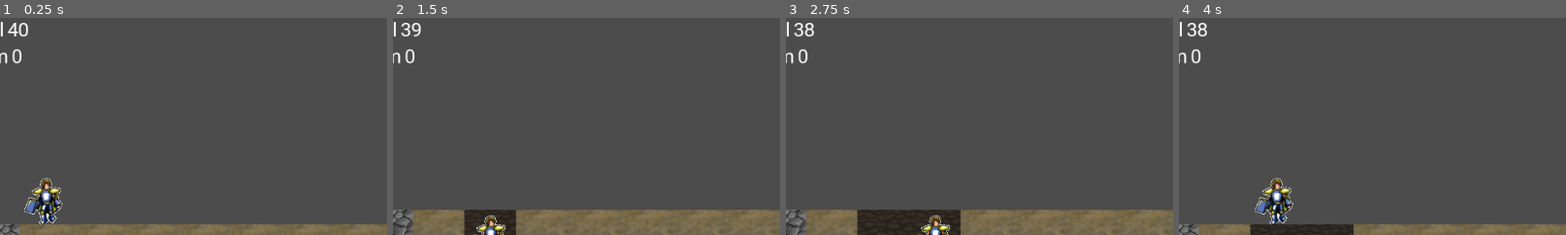
Above: before the commit, frames 1-4 (left to right).
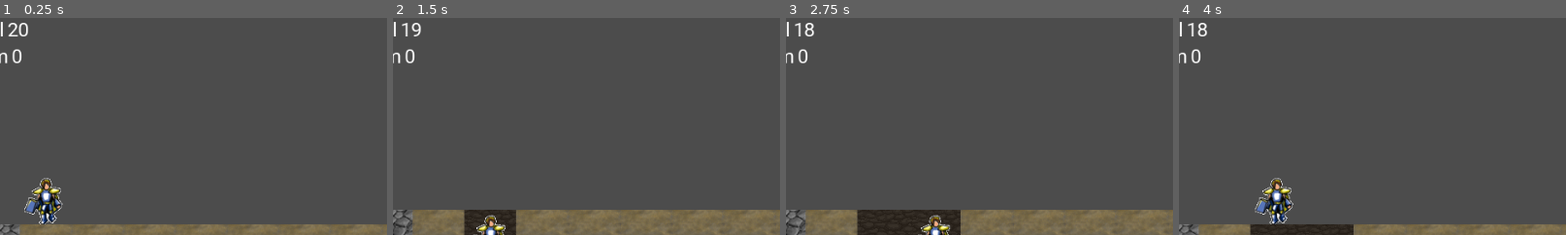
Above: after the commit, the same moments.

Repository: jusw85/ld48-godot
Game: Godot game, scene res://main.tscn
Same seed, same stepped clock (60 frames per second), same inputs: the game is played once before the commit and once after it.
Inputs:
- Up to frame 1 (0.25 s): no input
- Up to frame 2 (1.5 s): tap Enter at 0.5 s; hold Right (ui_right) 0.53-1.28 s; tap R (restart, bound only after the commit) at 1.25 s; hold Down (ui_down) from 1.28 s (still down)
- Up to frame 3 (2.75 s): tap R (restart, bound only after the commit) at 2 s; release Down (ui_down) at 2.03 s; hold Right (ui_right) from 2.03 s (still down)
- Up to frame 4 (4 s): tap R (restart, bound only after the commit) at 2.75, 3.5 s; release Right (ui_right) at 2.78 s; hold Up (ui_up) 2.78-3.53 s; hold Left (ui_left) from 3.53 s (still down)
The pictures show only the part of the screen within x 4-54%, y 0-50%; the shares and areas given below are measured in that part.

The runs differ from the first frame. In frame 1, 0.1% of the frame differs, in the area x 2-5%, y 2-9%; in frame 2, 0.1%; in frame 3, 0.1%; in frame 4, 0.1%.

Commit message:
Add end screen and soil

Diff:
--- /dev/null
+++ b/gui/end.tscn
@@ -0,0 +1,28 @@
+[gd_scene load_steps=3 format=2]
+
+[sub_resource type="DynamicFontData" id=1]
+font_path = "res://gui/Roboto-Regular.ttf"
+
+[sub_resource type="DynamicFont" id=2]
+size = 48
+font_data = SubResource( 1 )
+
+[node name="Control" type="Control"]
+anchor_right = 1.0
+anchor_bottom = 1.0
+__meta__ = {
+"_edit_use_anchors_": false
+}
+
+[node name="Label" type="Label" parent="."]
+anchor_right = 1.0
+anchor_bottom = 1.0
+margin_bottom = -186.0
+custom_fonts/font = SubResource( 2 )
+text = "You Died
+Press R to Restart"
+align = 1
+valign = 1
+__meta__ = {
+"_edit_use_anchors_": false
+}
--- a/gui/gui.tscn
+++ b/gui/gui.tscn
@@ -14,7 +14,7 @@
 
 [node name="VBoxContainer" type="VBoxContainer" parent="."]
 margin_right = 961.0
-margin_bottom = 62.0
+margin_bottom = 118.0
 
 [node name="Fuel" type="HBoxContainer" parent="VBoxContainer"]
 margin_right = 961.0
--- a/main.tscn
+++ b/main.tscn
@@ -10,9 +10,9 @@
 [node name="Main" type="Node2D"]
 script = ExtResource( 4 )
 
-[node name="HUD" type="CanvasLayer" parent="."]
+[node name="GUI" type="CanvasLayer" parent="."]
 
-[node name="Gui" parent="HUD" instance=ExtResource( 1 )]
+[node name="HUD" parent="GUI" instance=ExtResource( 1 )]
 
 [node name="Soil" parent="." instance=ExtResource( 6 )]
 position = Vector2( 0, 64 )
@@ -22,10 +22,10 @@
 
 [node name="Player" parent="." instance=ExtResource( 2 )]
 position = Vector2( 96, 32 )
-start_fuel = 40
+start_fuel = 20
 
 [node name="Bgm" type="AudioStreamPlayer" parent="."]
 stream = ExtResource( 3 )
 
-[connection signal="fuel_changed" from="Player" to="HUD/Gui" method="_on_Player_fuel_changed"]
-[connection signal="gem_changed" from="Player" to="HUD/Gui" method="_on_Player_gem_changed"]
+[connection signal="fuel_changed" from="Player" to="GUI/HUD" method="_on_Player_fuel_changed"]
+[connection signal="gem_changed" from="Player" to="GUI/HUD" method="_on_Player_gem_changed"]
--- a/player/player.gd
+++ b/player/player.gd
@@ -1,5 +1,8 @@
 extends KinematicBody2D
 
+
+enum STATES {ALIVE, DEAD}
+var state = STATES.ALIVE
 
 signal fuel_changed
 signal gem_changed
@@ -16,6 +19,7 @@
 var grid_pos: Vector2
 
 const Main := preload("res://main.gd")
+const End := preload("res://gui/end.tscn")
 onready var game: Main = $"../"
 onready var tilemap: TileMap = $"../Level/TileMap"
 
@@ -27,6 +31,11 @@
 
 
 func _unhandled_input(event: InputEvent) -> void:
+	if state == STATES.DEAD:
+		if event.is_action_pressed("restart"):
+			get_tree().reload_current_scene()
+		else:
+			return
 	var left_just_pressed := event.is_action_pressed("ui_left")
 	var right_just_pressed := event.is_action_pressed("ui_right")
 	var up_just_pressed := event.is_action_pressed("ui_up")
@@ -74,23 +83,11 @@
 	fuel += val
 	fuel = clamp(fuel, 0, INF)
 	emit_signal("fuel_changed", fuel)
-
-
-#func _grid_move(x: int, y: int) -> bool:
-#	grid_pos.x += x
-#	grid_pos.y += y
-#	grid_pos.y = clamp(grid_pos.y, -1, 31)
-#	grid_pos.x = clamp(grid_pos.x, 0, 19)
-#	_grid_to_pos()
-#	return true
+	if fuel <= 0:
+		state = STATES.DEAD
+		$"../GUI".add_child(End.instance())
 
 
 func _grid_to_pos():
 	position.x = 32 + (grid_pos.x * 64)
 	position.y = 32 + ((grid_pos.y + 1) * 64)
-
-
-func _physics_process(_delta) -> void:
-	pass
-#	var dir = directional_input.get_input()
-#	move_and_collide(velocity)
--- a/project.godot
+++ b/project.godot
@@ -54,6 +54,11 @@
 , Object(InputEventKey,"resource_local_to_scene":false,"resource_name":"","device":0,"alt":false,"shift":false,"control":false,"meta":false,"command":false,"pressed":false,"scancode":83,"unicode":0,"echo":false,"script":null)
  ]
 }
+restart={
+"deadzone": 0.5,
+"events": [ Object(InputEventKey,"resource_local_to_scene":false,"resource_name":"","device":0,"alt":false,"shift":false,"control":false,"meta":false,"command":false,"pressed":false,"scancode":82,"unicode":0,"echo":false,"script":null)
+ ]
+}
 
 [rendering]
 
